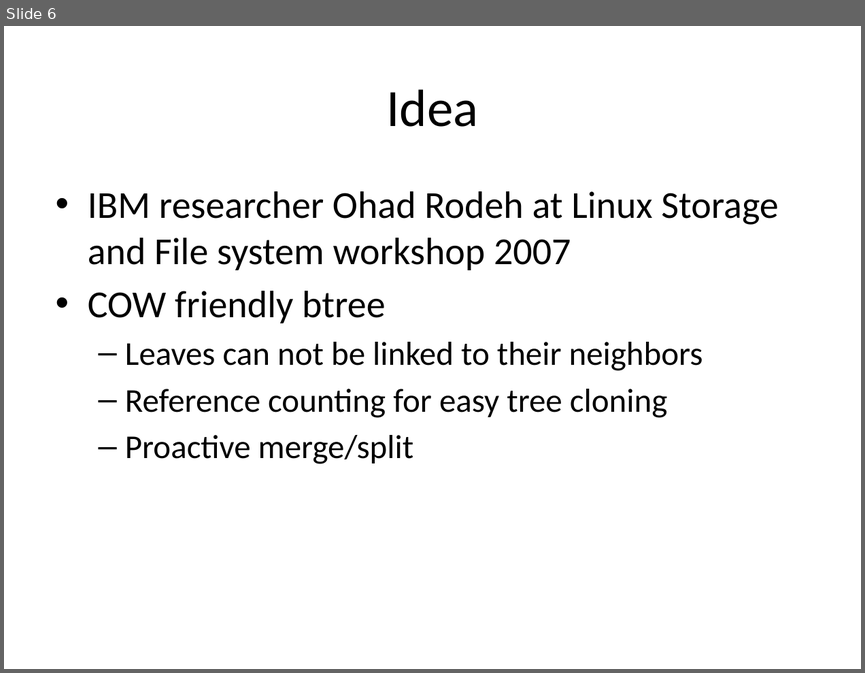
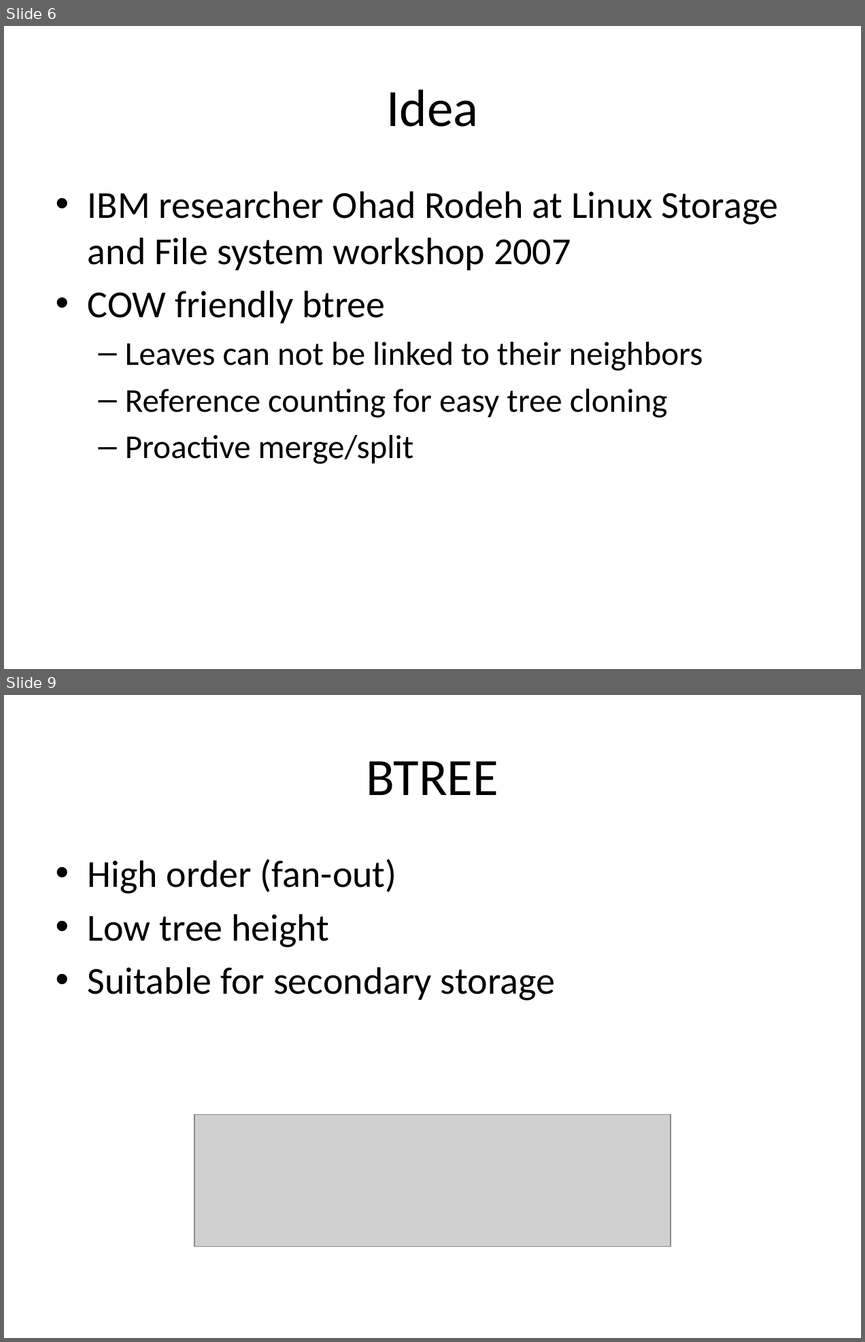
Before and after one commit to liujinmarshall/btrfs-doc, a slide deck: Bacik.pptx. Shown one above the other, each under a label of ours: slide 6 before the commit, slides 6 and 9 after it; the slides between them are not shown. The pictures are 865x673 and 865x1342 pixels, drawn with LibreOffice and Linux fonts; fonts in the diff are those of the drawing; grey boxes stand for pictures. Boxes give left, top, right and bottom in pixels: in the first picture for what was removed or moved away, otherwise in the second. Text is boxed around its words. In the diff, an @@ line names an element or a change of style, - is before the commit and + after.

```diff
--- a/Bacik.pptx
+++ b/Bacik.pptx
@@ slide 9 added at (4,695,861,1338), background #FFFFFF @@
@@ title added at (366,761,499,795), 44 pt, text #000000 @@
+BTREE
@@ text added at (88,859,555,1000), 32 pt, text #000000 @@
+• High order (fan-out)
+• Low tree height
+• Suitable for secondary storage
@@ picture added at (194,1114,670,1246) @@
```
Also in this commit, not shown: 3 slides changed, 10 other slides added, 1 slide removed.
